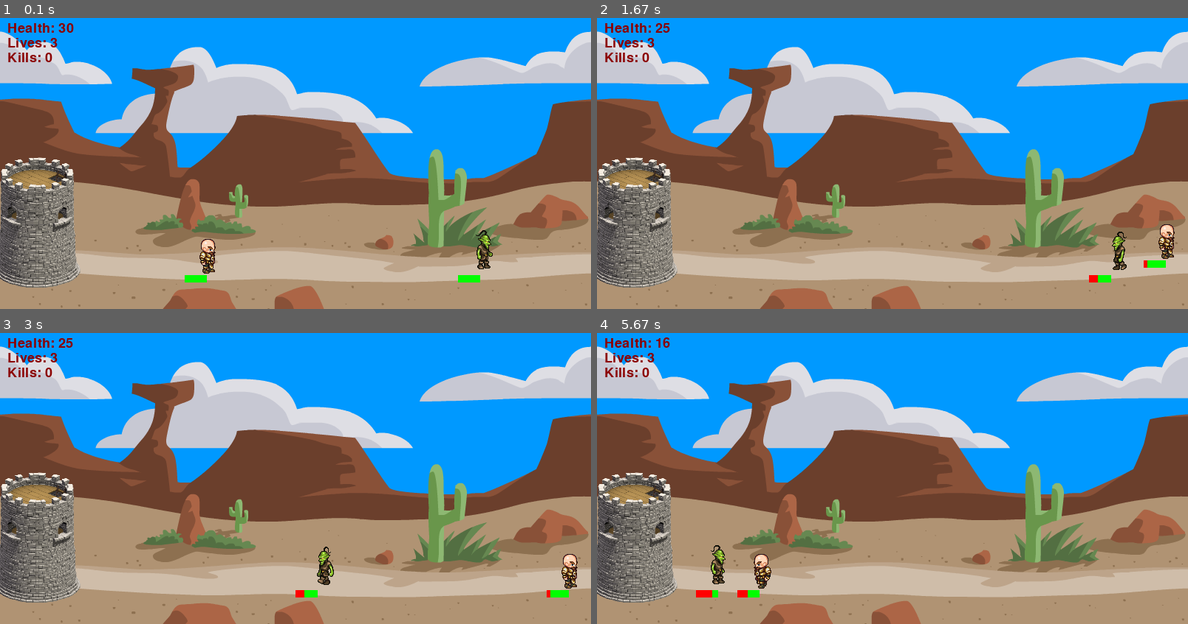
Above: before the commit, frames 1-4 (two rows, left to right).
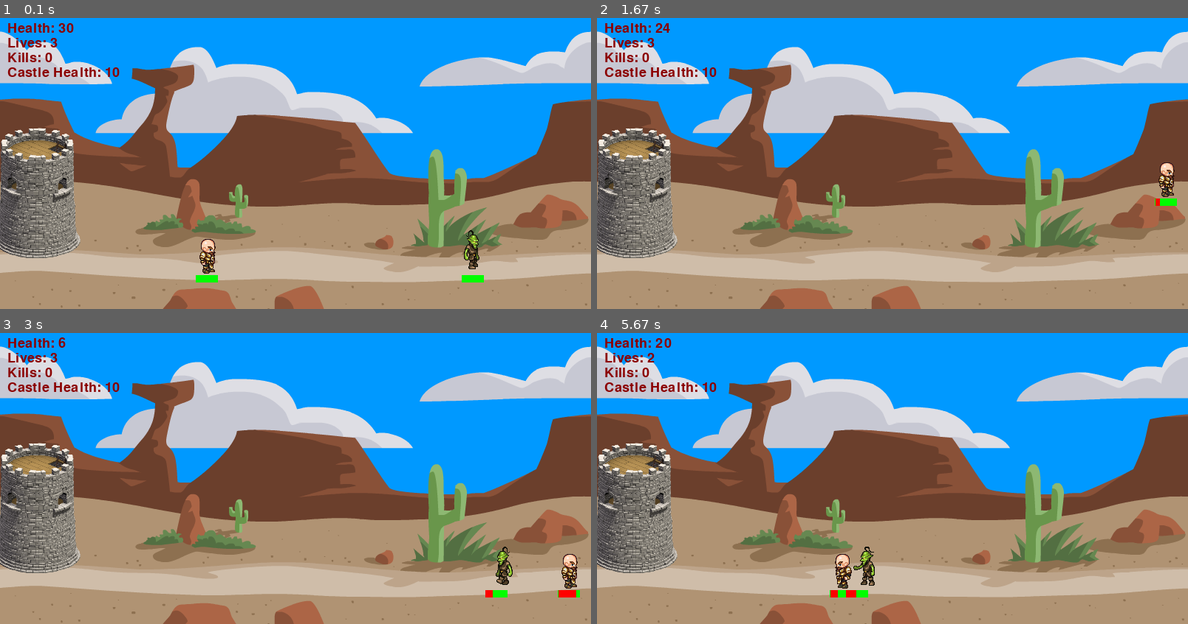
Above: after the commit, the same moments.

Repository: HelmutQualtinger/PyGameTut
Game: pygame game, started from sprites.py
The game is run twice, just before and just after one commit, with the same random seed, the same clock (stepped at 60 frames per second) and the same inputs.
Inputs:
- Up to frame 1 (0.1 s): no input
- Up to frame 2 (1.67 s): hold F 0.33-0.8 s; hold Right 0.33-0.8 s; hold Space 0.83-1.3 s; hold Right 0.83-1.3 s; tap F at 0.9, 1.2, 1.4 s; hold Space from 1.33 s (still down); hold Right from 1.33 s (still down)
- Up to frame 3 (3 s): tap F at 1.7, 1.9, 2.2, 2.4, 2.73 s; release Space at 1.8 s; release Right at 1.8 s; hold Right 1.83-2.3 s; hold Up 2.33-2.63 s; hold Right from 2.67 s (still down)
- Up to frame 4 (5.67 s): tap F at 3.03, 3.23, 3.53, 3.8, 4.1, 4.23, 4.63, 4.93, 5.3, 5.6 s; release Right at 3.13 s; hold Left 3.17-3.7 s; hold Left 3.73-4.13 s; hold Up 4.17-4.53 s; hold Right 4.57-5.2 s; hold Left from 5.23 s (still down)

The runs differ from the first frame. In frame 1, 5.7% of the frame differs, in the area x 0-84%, y 16-93%; in frame 2, 6.2%; in frame 3, 6.0%; in frame 4, 6.6%, in the area x 0-47%, y 1-93%.

Commit message:
sound playing and earthquake on tower

Diff:
--- a/sprites.py
+++ b/sprites.py
@@ -1,11 +1,12 @@
 import pygame
 import os
+import math
 
 win_width = 800
 win_height = 400
 
 def load_artwork():
-    global stationary, left, right, bullet_img, background, win_height, win_width, right_enemy, left_enemy,castle
+    global stationary, left, right, bullet_img, background, win_height, win_width, right_enemy, left_enemy,castle,pop_sound,quake_sound
     stationary = pygame.image.load(os.path.join("Assets/Hero", "standing.png"))
     left =  [pygame.image.load(os.path.join("Assets/Hero", f"L{i}.png")) for i in range (1, 10)]
     right = [pygame.image.load(os.path.join("Assets/Hero", f"R{i}.png")) for i in range (1, 10)]
@@ -17,6 +18,12 @@
                   [pygame.image.load(os.path.join("Assets/Enemy", f"R{i}P.png")) for i in range(9, 12)]
 
     castle = pygame.transform.scale(pygame.image.load(os.path.join("Assets", "Tower.png")), (200, 200))
+
+    pygame.mixer.music.load(os.path.join("Assets/Audio", "music.ogg"))
+    pop_sound = pygame.mixer.Sound(os.path.join("Assets/Audio", "pop.ogg"))
+    quake_sound = pygame.mixer.Sound(os.path.join("Assets/Audio", "quake.mp3"))
+    pygame.mixer.music.play(-1)
+
 
 class Hero(pygame.sprite.Sprite):
     def __init__(self, x, y):
@@ -59,9 +66,11 @@
             self.vely = 10
 
     def shoot(self, userInput):
+        global pop_sound
         if userInput[pygame.K_f] and not self.cooldown:
             bullet = Bullet(self.rect.x, self.rect.y, 1 if self.face_right else -1)
             self.bullets.add(bullet)
+            pop_sound.play()
             self.cooldown = 3
         elif self.cooldown > 0:
             self.cooldown -= 1
@@ -79,8 +88,8 @@
  #       pygame.draw.rect(win, (0, 0, 0), self.rect,1)  # Hit box
         win.blit(self.image, self.rect.topleft)
         self.bullets.draw(win)
-        pygame.draw.rect(win, (0, 255, 0), (self.rect.x, self.rect.y+64, 30, 10))
-        pygame.draw.rect(win, (255, 0, 0), (self.rect.x, self.rect.y+64, 30-self.health, 10))
+        pygame.draw.rect(win, (0, 255, 0), (self.rect.x+15, self.rect.y+64, 30, 10))
+        pygame.draw.rect(win, (255, 0, 0), (self.rect.x+16, self.rect.y+64, 30-self.health, 10))
 
 class Enemy(pygame.sprite.Sprite):
     def __init__(self, x, y, direction,name):
@@ -105,8 +114,8 @@
     def draw(self, win):
         win.blit(self.image, self.rect.topleft)
 #        pygame.draw.rect(win, (0, 0, 0), (self.rect.x+15, self.rect.y+4, 32, 64),1)  # Hit box
-        pygame.draw.rect(win, (0, 255, 0), (self.rect.x, self.rect.y+64, 30, 10))
-        pygame.draw.rect(win, (255, 0, 0), (self.rect.x, self.rect.y+64, 30-self.health, 10))
+        pygame.draw.rect(win, (0, 255, 0), (self.rect.x+15, self.rect.y+64, 30, 10))
+        pygame.draw.rect(win, (255, 0, 0), (self.rect.x+15, self.rect.y+64, 30-self.health, 10))
 
     def __repr__(self):
         return super().__repr__()+f"Enemy {self.name}, health: {self.health} rect: {self.rect} stepIndex: {self.stepIndex}"
@@ -131,23 +140,53 @@
     def off_screen(self):
         return not (0 <= self.rect.x <= win_width)
 
+# Castle
+class Castle(pygame.sprite.Sprite):
+    def __init__(self, x, y):
+        super().__init__()
+        global castle
+        self.castle_hit = 0
+        self.image = castle
+        self.rect = self.image.get_rect(topleft=(x, y))
+    def update(self):
+        global castle_health
+#        self.rect = self.image.get_rect(topleft=(-50, win_height - 220))
+        self.rect.y = 140 + (10 - castle_health) * 20
+        if self.castle_hit>0 and castle_health > 0:
+            shake =math.sin(self.castle_hit)*10
+            self.rect.x = -50 + shake
+            self.castle_hit -= 1
+
+    def draw(self, win):
+        pass
+        global music
+        music = pygame.mixer.music.load(os.path.join("Assets/Audio", "music.ogg"))
+        pygame.mixer.music.play(-1)
+
+
+
 def draw_game(win, font, player, enemies):
-    global kills
+    global kills,castle_health,castle_group
     win.blit(background, (0,0))
     player.draw(win)
     for enemy in enemies:
         enemy.draw(win)
+    castle_group.draw(win)
     text = font.render('Health: ' + str(player.health), True, "darkred")
     win.blit(text, (10, 10))
     text = font.render('Lives: ' + str(player.lives), True, "darkred")
     win.blit(text, (10, 30))
     text = font.render('Kills: ' + str(kills), True, "darkred")
     win.blit(text, (10, 50))
-    win.blit(castle, (-50, win_height - 220))
-    pygame.display.flip()
+    text = font.render('Castle Health: ' + str(castle_health), True, "darkred")
+    win.blit(text, (10, 70))
+
+
+
 
 def main():
-    global stationary, left, right, bullet_img, background, win_height, win_width,kills
+    global stationary, left, right, bullet_img, background
+    global win_height, win_width,kills,castle_health, castle,castle_obj,castle_group,enemies
     kills = 0
     pygame.init()
     load_artwork()
@@ -157,9 +196,15 @@
     player = Hero(250, 290)
     enemies = pygame.sprite.Group(
         Enemy(600, 290, 1, "Hugo")
+
     )
+    castle_health = 10
+    castle_obj      = Castle(-50, win_height - 220)
+    castle_group = pygame.sprite.Group()
+    castle_group.add(castle_obj)
     run = True
     while run:
+        pygame.time.Clock().tick(60)
         for event in pygame.event.get():
             if event.type == pygame.QUIT:
                 run = False
@@ -169,6 +214,7 @@
         player.shoot(userInput)
         player.update(userInput)
         enemies.update()
+        castle_obj.update()
 
         # Kollisionsabfrage: Bullet trifft Enemy
         hits = pygame.sprite.groupcollide(player.bullets, enemies, True, False)
@@ -184,7 +230,7 @@
         # Kollisionsabfrage: Enemy trifft Hero
         for i, enemy in enumerate(pygame.sprite.spritecollide(player, enemies, False)):
             if pygame.sprite.collide_mask(player, enemy):
-                print("Mask Collision with ", enemy)
+#                print("Mask Collision with ", enemy)
                 player.health -= 1
                 if player.health <= 0:
                     print("Killed by ", enemy)
@@ -194,8 +240,22 @@
                         print("Game Over")
                         game_over = True
             else:
-                print("Masks not colliding")
-#            print(i," Player ",str(player)+" Enemy "+str(enemy))
+                pass
+#                print("Masks not colliding")
+
+#       # Kollisionsabfrage: Enemy trifft Castle
+        for enemy in pygame.sprite.spritecollide(castle_obj, enemies, False):
+            if pygame.sprite.collide_mask(castle_obj, enemy):
+                enemy.kill()
+                enemies.add(Enemy(750, 290, -1, "Hugo"))
+                castle_obj.castle_hit = 120
+                quake_sound.play()
+                castle_health -= 1
+                if castle_health <= 0:
+                    print("Castle destroyed")
+                    game_over = True
+
+
 
         if game_over:
             text = font.render('Game Over, Press r to restart', True, "red")
@@ -203,15 +263,20 @@
             pygame.display.flip()
             if userInput[pygame.K_r]:
                 game_over = False
+                kills = 0
+                castle_health = 10
                 player.health = 30
                 player.lives = 3
                 enemies.empty()
                 enemies.add(Enemy(600, 290, 1, "Hugo"))
                 pygame.time.delay(20)
         else:
+
             draw_game(win, font, player, enemies)
 
-        pygame.time.delay(10)
+            pygame.display.flip()
+
+
     pygame.quit()
 
 if __name__ == "__main__":
Not shown, added: Assets/Audio/quake.mp3
